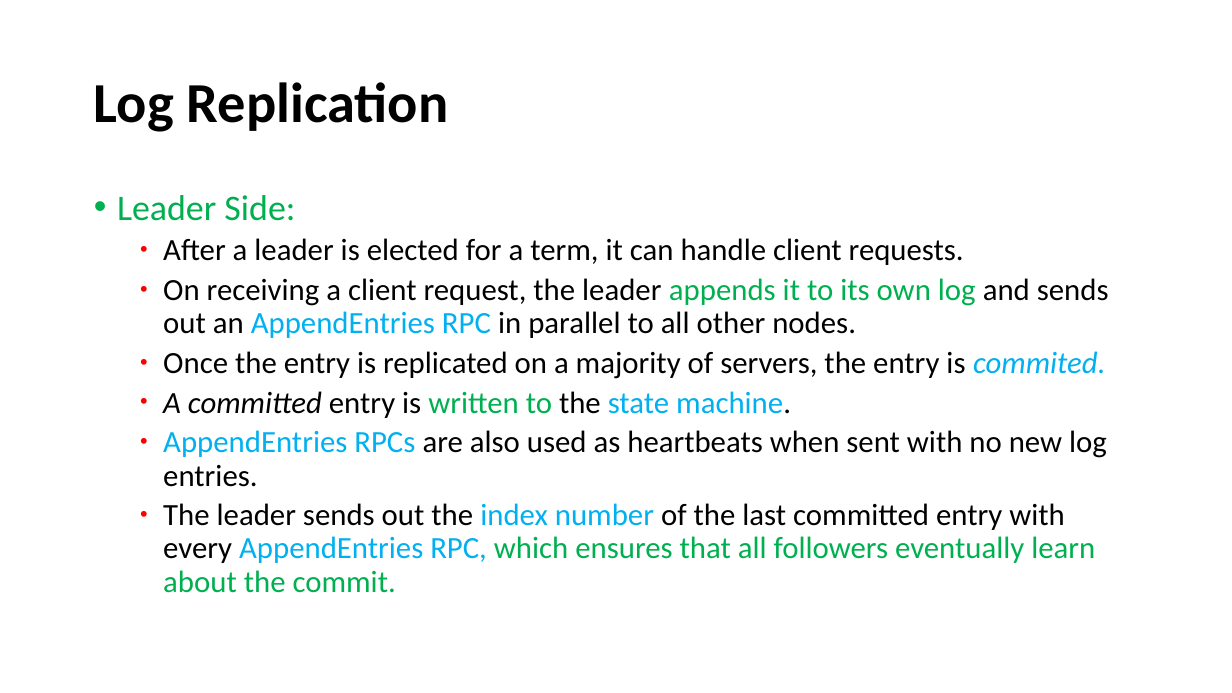
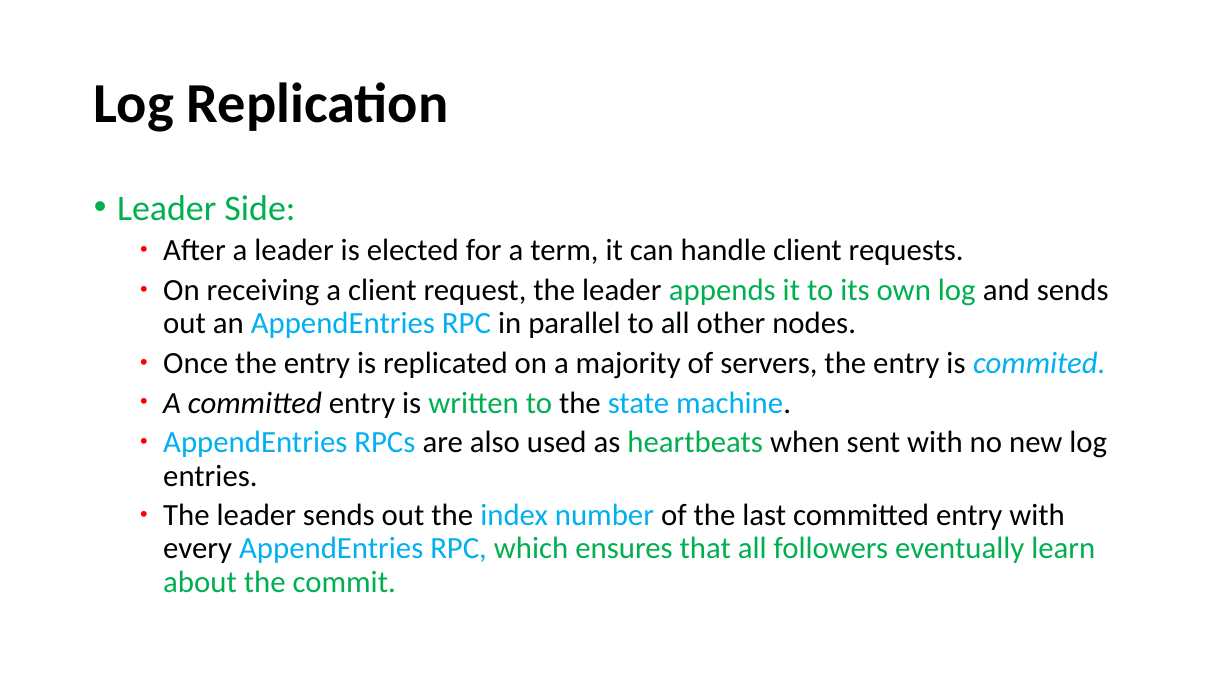
Before and after one commit to paulsaswata/public, a slide deck: slide 10 of The Raft Consensus Algorithm.pptx (slide 9 before the commit). Drawn at 1232x693 pixels with LibreOffice and Linux fonts; fonts in the diff are those of the drawing. Boxes give left, top, right and bottom in pixels: in the first picture for what was removed or moved away, otherwise in the second. Text is boxed around its words. In the diff, an @@ line names an element or a change of style, - is before the commit and + after.

```diff
--- a/The Raft Consensus Algorithm.pptx
+++ b/The Raft Consensus Algorithm.pptx
@@ text at box(163, 430, 1107, 487): text colour #000000 to #00B050 in "heartbeats" @@
```
Also in this commit, not shown: 5 other slides changed, 2 slides added.
